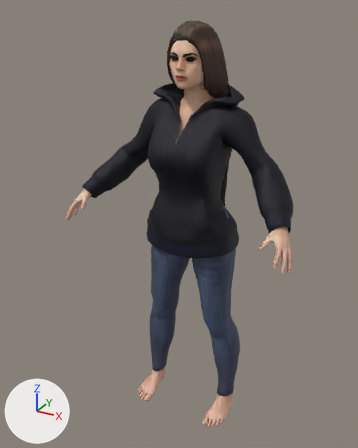
Renders of the glTF model web/public/models/npc/npc_thinner.glb from each side of a commit.
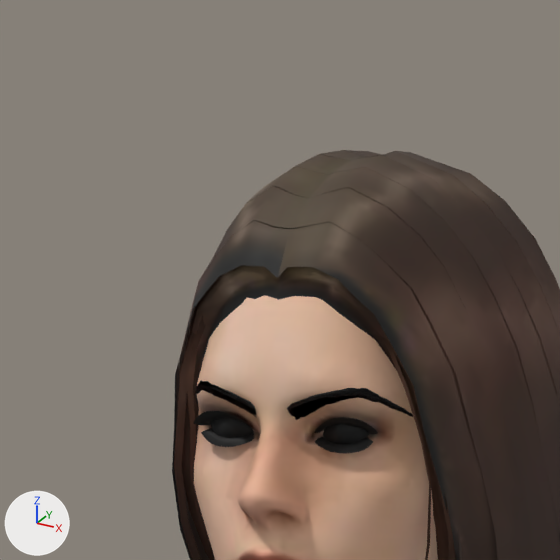
The first picture shows the older version from a 50 mm camera at (0.832, -1.663, 1.659) aimed at (-0.039, -0.079, 0.867). The close-ups show the older and then the newer version on the part from 40% to 61% of the width and 0% to 17% of the height of that picture. Only the edits that show in the close-ups are written down. Every picture has the same lights, and +X, +Y and +Z are marked at lower left.

Objects in the first close-up: 'Human', 'Human.eyebrow002', 'Human.eyelashes01', 'Human.high-poly', 'Human.long01'.
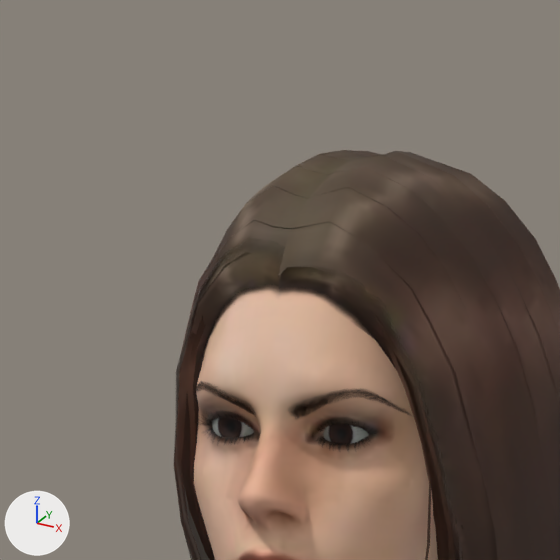
The change, as a diff of the scene's bpy script:
```diff
--- a/web/public/models/npc/npc_thinner.glb.py
+++ b/web/public/models/npc/npc_thinner.glb.py
@@ mat_human_eyebrow002 @@
 n2 = _N.new('ShaderNodeTexImage'); n2.name = 'Image Texture'
 n0 = _N.new('ShaderNodeBsdfPrincipled'); n0.name = 'Principled BSDF'
 _L.new(n4.outputs[0], n3.inputs[1])  # 'Color' to 'Color'
+_L.new(n2.outputs[1], n0.inputs[4])  # 'Alpha' to 'Alpha'
@@ mat_human_eyelashes01 @@
 mat_human_eyelashes01 = principled_material('Human.eyelashes01')
-mat_human_eyelashes01.texture = img_eyelashes01
+mat_human_eyelashes01.texture = img_eyelashes01  # with its transparency
 mat_human_eyelashes01.roughness = 0.7
@@ mat_human_high_poly @@
 mat_human_high_poly = principled_material('Human.high-poly')
-mat_human_high_poly.texture = img_brown_eye
+mat_human_high_poly.texture = img_brown_eye  # with its transparency
 mat_human_high_poly.roughness = 0.7
@@ mat_human_long01 @@
 mat_human_long01 = principled_material('Human.long01')
-mat_human_long01.texture = img_long01_diffuse
+mat_human_long01.texture = img_long01_diffuse  # with its transparency
 mat_human_long01.roughness = 0.7
```

What differs and where, as boxes (x1, y1, x2, y2) in the close-ups (560 x 560 px):
'Human.long01', surface changed: (174, 247, 449, 560) in both
'Human.eyebrow002', surface changed: (195, 382, 409, 419) in both
'Human.eyelashes01', surface changed: (197, 413, 375, 452) in both
'Human.high-poly', surface changed: (212, 418, 369, 444) in both
